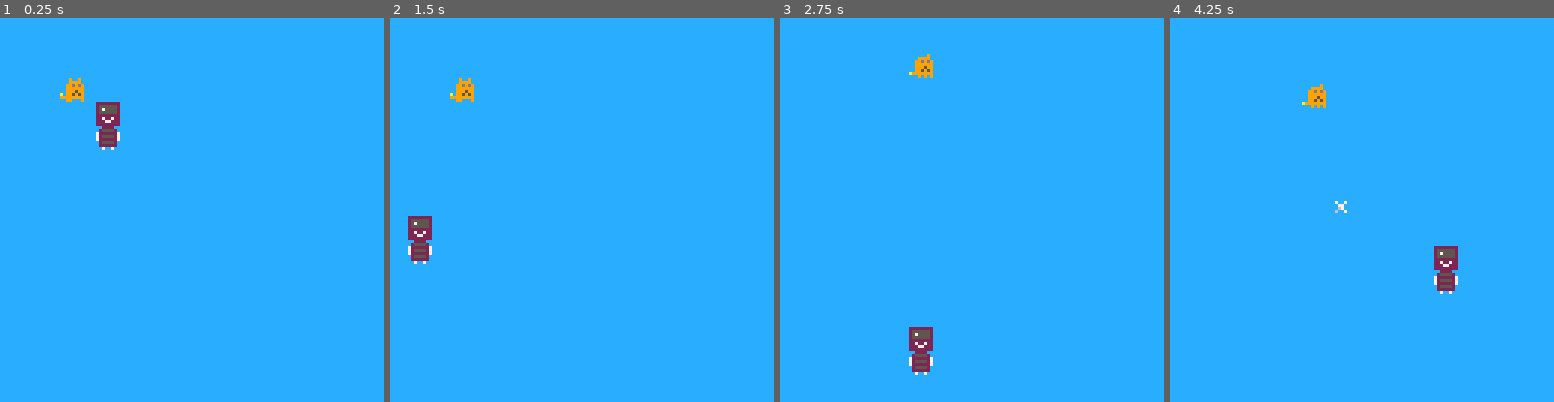
Above: before the commit, frames 1-4 (left to right).
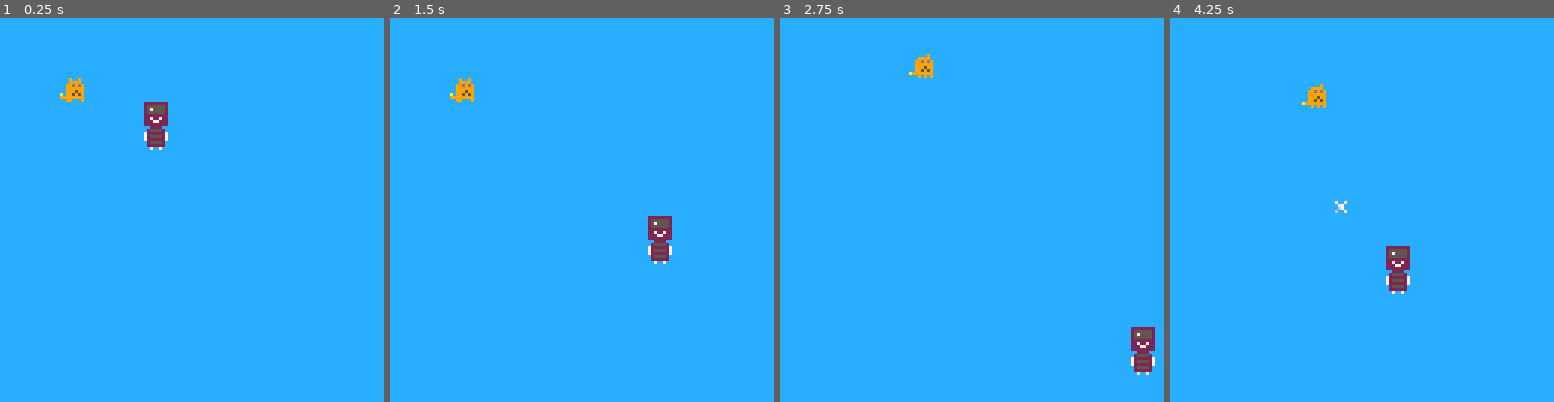
Above: after the commit, the same moments.

Repository: CornflakesOnGit/bonk-thief-horror
Game: PICO-8 cartridge bonk.p8
Same seed, same stepped clock (60 frames per second), same inputs: the game is played once before the commit and once after it.
Inputs:
- Up to frame 1 (0.25 s): no input
- Up to frame 2 (1.5 s): no input
- Up to frame 3 (2.75 s): hold Right 1.6-2.1 s; hold Up 2.15-2.42 s; hold Right from 2.47 s (still down)
- Up to frame 4 (4.25 s): release Right at 3.03 s; hold Left 3.08-3.58 s; hold Down 3.63-3.97 s; hold Right from 4.02 s (still down)

The runs differ from the first frame. In frame 1, 1.4% of the frame differs, in the area x 25-44%, y 21-35%; in frame 2, 1.4%; in frame 3, 1.4%; in frame 4, 1.4%.

Commit message:
fixed bug where thief would move horizontally

Diff:
--- a/bonk_code.lua
+++ b/bonk_code.lua
@@ -60,16 +60,14 @@
     width = 8,
     height = 16,
 -- Random initial direction (-1, 0, 1)
-    direction = {x = flr(rnd(3)) - 1, y = flr(rnd(3)) - 1},
+    direction = {x = 0, y = 0},
     currentFrame = 1,
     spd = 1
 }
 
 --Thief movement logic {#c0c}
 -- Loop to ensure the thief doesn't move straight right, up, or down
-while thief.direction.x == 1 and thief.direction.y == 0
-    or thief.direction.y == 1 and thief.direction.x == 0
-    or thief.direction.y == -1 and thief.direction.x == 0 do
+while thief.direction.x == 0 or thief.direction.y == 0 do
     thief.direction = {x = flr(rnd(3)) - 1, y = flr(rnd(3)) - 1}
 end
 
@@ -190,7 +188,6 @@
     end
 
 
-
 -- Move the thief randomly {#c0c}
     -- Move thief
     thief.position.x += thief.direction.x * thief.spd
